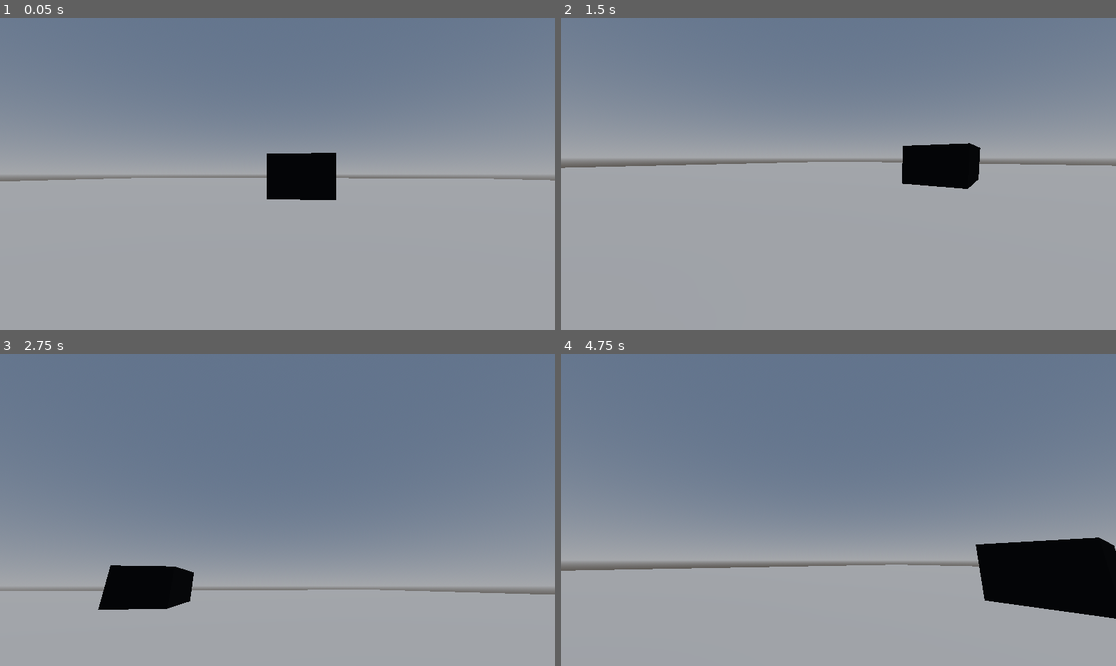
Above: before the commit, frames 1-4 (two rows, left to right).
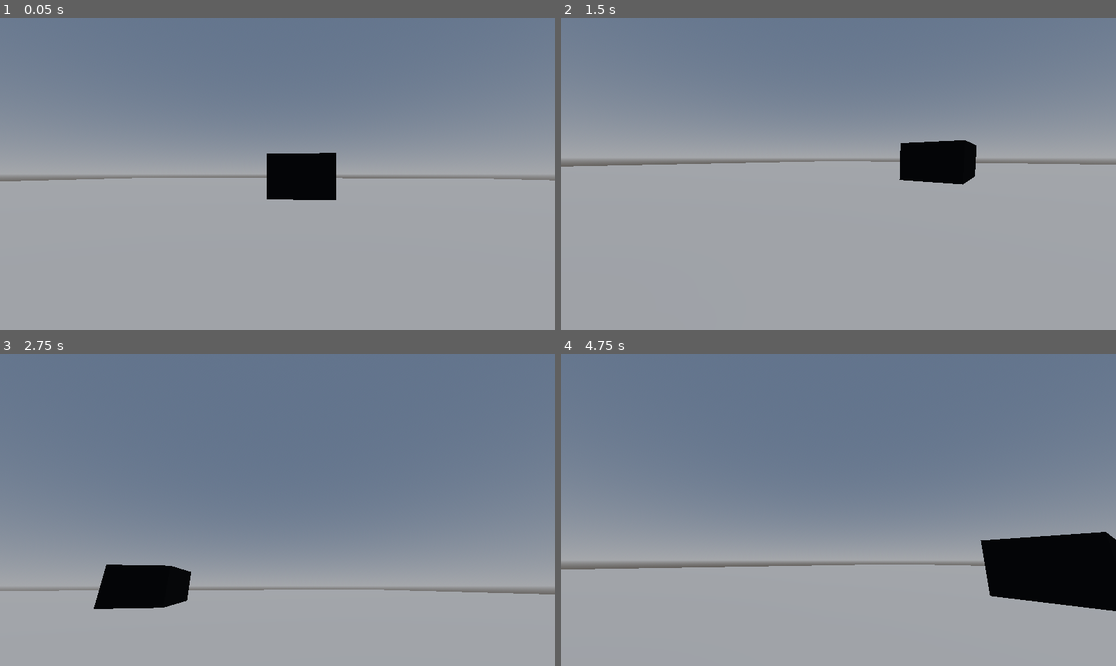
Above: after the commit, the same moments.

Repository: Yni-Viar/scp-650
Game: Godot game, scene res://Scenes/game.tscn
Same seed, same stepped clock (60 frames per second), same inputs: the game is played once before the commit and once after it.
Inputs (mouse positions are in pixels of both pictures, inside the frame that each line leads up to):
- Up to frame 1 (0.05 s): no input
- Up to frame 2 (1.5 s): tap Enter at 0.5 s; move the mouse to (960, 158) at 0.52 s; hold D (move_right) 0.53-1.28 s; hold Shift (move_sprint) 0.53-1.28 s; tap P (mode_kinematic) at 0.6 s; tap Space (move_jump) at 0.77, 1.07 s; move the mouse to (727, 189) at 1.27 s; hold S (move_backward) from 1.28 s (still down); tap Shift (move_sprint) at 1.35 s
- Up to frame 3 (2.75 s): tap Space (move_jump) at 1.52, 1.55, 1.82, 2.1 s; move the mouse to (333, 441) at 2.02 s; release S (move_backward) at 2.03 s; hold D (move_right) from 2.03 s (still down); tap P (mode_kinematic) at 2.3 s
- Up to frame 4 (4.75 s): move the mouse to (810, 572) at 2.77 s; release D (move_right) at 2.78 s; hold W (move_forward) 2.78-3.53 s; tap P (mode_kinematic) at 2.85, 4.35 s; tap Space (move_jump) at 3.02, 3.32, 3.77, 3.8, 4.07, 4.52 s; tap Shift (move_sprint) at 3.05 s; move the mouse to (1005, 556) at 3.52 s; hold Shift (move_sprint) 3.53-4.28 s; hold A (move_left) from 3.53 s (still down); move the mouse to (672, 463) at 4.27 s

The runs differ from the first frame. In frame 1, less than 0.1% of the frame differs, in the area x 3-100%, y 43-59%; in frame 2, 0.6%; in frame 3, 0.3%; in frame 4, 1.2%, in the area x 0-100%, y 57-85%.
Error after the commit: Invalid access to property or key 'visible' on a base object of type 'null instance'. (res://FPSController/PlayerScript.gd:55)

Commit message:
Upgrade to Godot 4.4
Also:
- Added new PlayerScript from Internal Eternal

Diff:
--- a/src/FPSController/PlayerScene.tscn
+++ b/src/FPSController/PlayerScene.tscn
@@ -29,7 +29,7 @@
 
 [sub_resource type="AnimationLibrary" id="AnimationLibrary_uiy40"]
 _data = {
-"Walk": SubResource("Animation_i7x7w")
+&"Walk": SubResource("Animation_i7x7w")
 }
 
 [node name="Player" type="CharacterBody3D" groups=["Players"]]
--- a/src/FPSController/PlayerScript.gd
+++ b/src/FPSController/PlayerScript.gd
@@ -1,87 +1,83 @@
 extends CharacterBody3D
-## Created by dzejpi. License - The Unlicense.
-## Some parts used from elmarcoh (this script is also public domain).
-## Ported from C# in 04.2024
+## Made by Yni, licensed under CC0
 class_name PlayerScript
 
+const SPEED = 4.5
+const JUMP_VELOCITY = 4
 
-@onready var player_head = $PlayerHead
+## Max health
+@export var health: Array[float] = [100]
+## Current health
+@export var current_health: Array[float] = [100]
+## Sprint toggle
+@export var sprint_enabled: bool = false
+## Move sounds toggle
+@export var move_sounds_enabled: bool = false
+## Walk sounds
+@export var footstep_sounds: Array[String]
+## Sprint sounds
+@export var sprint_sounds: Array[String]
+## Inventory toggle
+@export var enable_inventory: bool = false
+## Movement toggle (camera can be still moved through, even if this property is disabled)
+@export var can_move: bool = true
+## Current item in hand
+@export var using_item: String = ""
+## Keycards. Unlike SCP games, these keycards can open only certain doors, not other.
+## There is no leveling system.
+@export var keycards: Array[int]
+
 @onready var ray = $PlayerHead/PlayerRecoil/RayCast3D
-#@onready var watch_ray = $PlayerHead/PlayerRecoil/VisionRadius
 @onready var walk_sounds = $WalkSounds
 @onready var interact_sound = $InteractSound
 
-## Player class manager properties
-@export var health: float = 100
-@export var current_health: float = 100
-@export var speed: float = 4.5
-@export var jump: float = 4.5
-@export var sprint_enabled: bool = false
-@export var move_sounds_enabled: bool = false
-@export var footstep_sounds: Array[String]
-@export var sprint_sounds: Array[String]
-@export var custom_camera: bool = false
-@export var can_move: bool = true
-var gravity: float = 9.8
-
-var acceleration: float = 8
 var rng: RandomNumberGenerator = RandomNumberGenerator.new()
-var mouse_sensitivity = 0.05
-
-var direction = Vector3()
-var vel = Vector3()
-var movement = Vector3()
-var gravity_vector = Vector3()
-
 var is_sprinting: bool = false
 var is_walking: bool = false
+## Enables or disables ALL motion (including camera rotate)
+var motion_enabled = true
+var mouse_sensitivity: float = 0.05
 
-func _ready():
-	$PlayerHead/PlayerRecoil/PlayerCamera.current = true
-	floor_max_angle = 1.308996
+func _ready() -> void:
 	ray.add_exception(self)
-	#watch_ray.add_exception(self)
-	if !OS.is_debug_build():
-		Input.set_mouse_mode(Input.MOUSE_MODE_CAPTURED)
-	on_start()
 
-func on_start():
-	pass
+## Mouse rotation
+func _input(event: InputEvent) -> void:
+	if event is InputEventMouseMotion && motion_enabled:
+		rotate_y(-event.relative.x * mouse_sensitivity * 0.05)
+		$PlayerHead.rotate_x(-event.relative.y * mouse_sensitivity * 0.05)
 
-func _input(event):
-	if event is InputEventMouseMotion:
-		rotate_y(-event.relative.x * mouse_sensitivity * 0.05)
-		player_head.rotate_x(clamp(-event.relative.y * mouse_sensitivity * 0.05, -90, 90))
+		var player_rotation = $PlayerHead.rotation_degrees
+		player_rotation.x = clamp($PlayerHead.rotation_degrees.x, -85, 85)
+		$PlayerHead.rotation_degrees = player_rotation
 
-		var camera_rot = player_head.rotation_degrees
-		camera_rot.x = clamp(player_head.rotation_degrees.x, -85, 85)
-		player_head.rotation_degrees = camera_rot
+	if Input.is_action_just_pressed("mode_kinematic"):
+		get_parent().get_node("PlayerUI").visible = !get_parent().get_node("PlayerUI").visible
 
-	direction = Vector3()
-	direction.z = -Input.get_action_strength("move_forward") + Input.get_action_strength("move_backward")
-	direction.x = -Input.get_action_strength("move_left") + Input.get_action_strength("move_right")
-	direction = direction.normalized().rotated(Vector3.UP, rotation.y)
+func _physics_process(delta: float) -> void:
+	# Add the gravity.
+	if not is_on_floor():
+		velocity += get_gravity() * delta
 
-func _physics_process(delta):
-	if is_on_floor():
-		gravity_vector = Vector3.ZERO
+	# Handle jump.
+	if Input.is_action_just_pressed("move_jump") and is_on_floor():
+		velocity.y = JUMP_VELOCITY
+
+	# Get the input direction and handle the movement/deceleration.
+	# As good practice, you should replace UI actions with custom gameplay actions.
+	var input_dir := Input.get_vector("move_left", "move_right", "move_forward", "move_backward")
+	var direction := (transform.basis * Vector3(input_dir.x, 0, input_dir.y)).normalized()
+	if direction && can_move && motion_enabled:
+		if Input.is_action_pressed("move_sprint"):
+			velocity.x = direction.x * SPEED * 2
+			velocity.z = direction.z * SPEED * 2
+		else:
+			velocity.x = direction.x * SPEED
+			velocity.z = direction.z * SPEED
 	else:
-		gravity_vector += Vector3.DOWN * gravity * delta
+		velocity.x = move_toward(velocity.x, 0, SPEED)
+		velocity.z = move_toward(velocity.z, 0, SPEED)
 
-	if Input.is_action_just_pressed("move_jump") and is_on_floor():
-		gravity_vector = Vector3.UP * jump
-	if can_move:
-		if Input.is_action_pressed("move_sprint"):
-			vel = vel.lerp(direction * speed * 2, acceleration * delta)
-		else:
-			vel = vel.lerp(direction * speed, acceleration * delta)
-		movement.z = vel.z + gravity_vector.z
-		movement.x = vel.x + gravity_vector.x
-		movement.y = gravity_vector.y
-		set_velocity(movement)
-	else:
-		set_velocity(Vector3.ZERO)
-	set_up_direction(Vector3.UP)
 	move_and_slide()
 
 ## Animation-based footstep system.
@@ -91,6 +87,7 @@
 			call("play_footstep_sound", false)
 		if is_sprinting:
 			call("play_footstep_sound", true)
+
 ## Make footstep sounds audible to all.
 func play_footstep_sound(sprinting: bool):
 	if sprinting:
@@ -99,29 +96,23 @@
 	else:
 		walk_sounds.stream = load(footstep_sounds[rng.randi_range(0, footstep_sounds.size() - 1)])
 		walk_sounds.play()
+
 ## Health manager.
-func health_manage(amount: float):
-	if current_health + amount <= health:
-		current_health += amount
+func health_manage(amount: float, type_of_health: int, deplete_reason: String = ""):
+	if type_of_health >= current_health.size():
+		return
+	if current_health[type_of_health] + amount <= health[type_of_health]:
+		current_health[type_of_health] += amount
 	else:
-		current_health = health
-	if current_health <= 0:
-		get_tree().root.get_node("Game/GameOverLabel").show()
+		current_health[type_of_health] == health[type_of_health]
+	if current_health[type_of_health] <= 0:
 		set_physics_process(false)
-## Applies shader to the player
+		pass
+
+##s Applies shader to the player
 func apply_shader(res: String):
 	for node in get_node("PlayerHead/PlayerRecoil/PlayerCamera").get_children():
 		if node is MeshInstance3D:
 			node.visible = false
 	if get_node_or_null("PlayerHead/PlayerRecoil/PlayerCamera" + res) != null && !res.is_empty():
 		get_node("PlayerHead/PlayerRecoil/PlayerCamera" + res).visible = true
-## Sets players view
-func camera_manager(default_camera: bool):
-	if default_camera:
-		get_node("PlayerHead/PlayerRecoil/PlayerCamera").current = true
-		if !OS.is_debug_build():
-			Input.mouse_mode = Input.MOUSE_MODE_CAPTURED
-		custom_camera = false
-	else:
-		Input.mouse_mode = Input.MOUSE_MODE_VISIBLE
-		custom_camera = true
--- a/src/project.godot
+++ b/src/project.godot
@@ -13,7 +13,7 @@
 config/name="SCP-650"
 config/tags=PackedStringArray("scp_foundation", "template")
 run/main_scene="res://Scenes/game.tscn"
-config/features=PackedStringArray("4.3", "Mobile")
+config/features=PackedStringArray("4.4", "Mobile")
 config/icon="res://icon.png"
 
 [input]
Not shown: 1 places in src/Assets/NPC/scp650npc.tscn that only renumber resources
Not shown: 1 places in src/FPSController/PlayerScene.tscn that only renumber resources
Not shown, added: src/FPSController/PlayerScript.gd.uid
Not shown, added: src/Scripts/scp650npc.gd.uid
